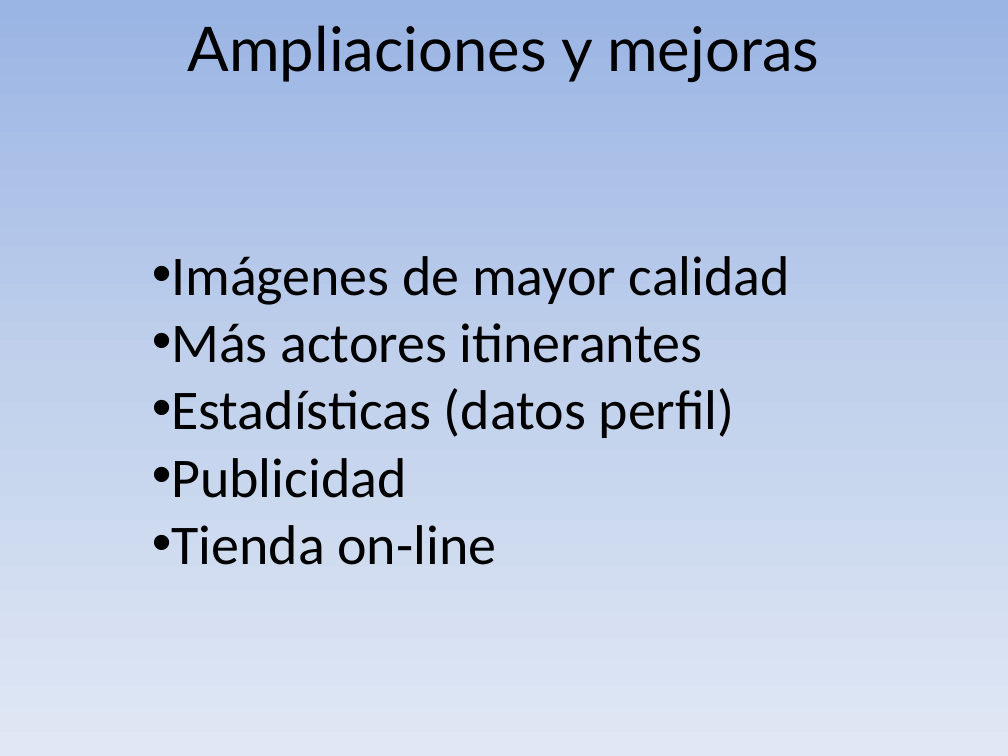
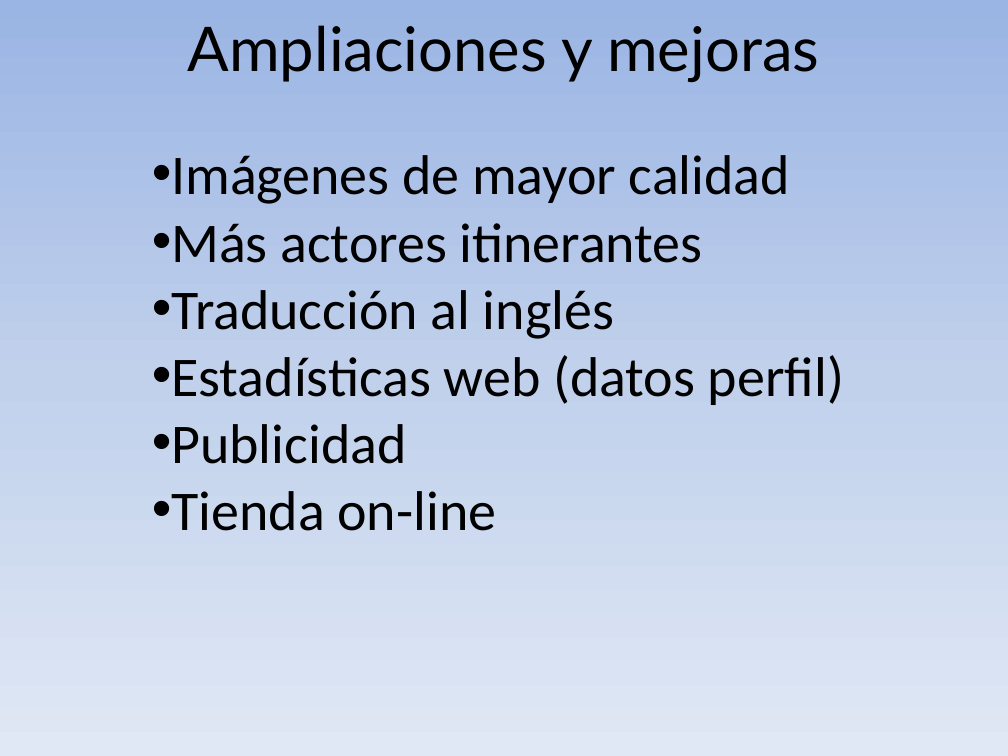
Before and after one commit to MiguelVis/BenitoGG, a slide deck: slide 50 of presentacion/presentacion_miguel_indalecio_garcia_lopez.pptx. Drawn at 1008x756 pixels with LibreOffice and Linux fonts; fonts in the diff are those of the drawing. Boxes give left, top, right and bottom in pixels: in the first picture for what was removed or moved away, otherwise in the second. Text is boxed around its words. In the diff, an @@ line names an element or a change of style, - is before the commit and + after.

```diff
--- a/presentacion/presentacion_miguel_indalecio_garcia_lopez.pptx
+++ b/presentacion/presentacion_miguel_indalecio_garcia_lopez.pptx
@@ text "Imágenes de mayor calidad": place and size @@
-text "Imágenes de mayor calidad" at (171, 256, 790, 565)
+text "Imágenes de mayor calidad" at (171, 155, 844, 531)
@@ text "Imágenes de mayor calidad" at (171, 155, 844, 531): vertical alignment middle to top @@
@@ text at (171, 290, 844, 405): text changed @@
-• Estadísticas (datos perfil)
+• Traducción al inglés
+• Estadísticas web (datos perfil)
```
Also in this commit, not shown: 9 other slides changed, 1 slide added, 1 slide removed, 1 other file.
